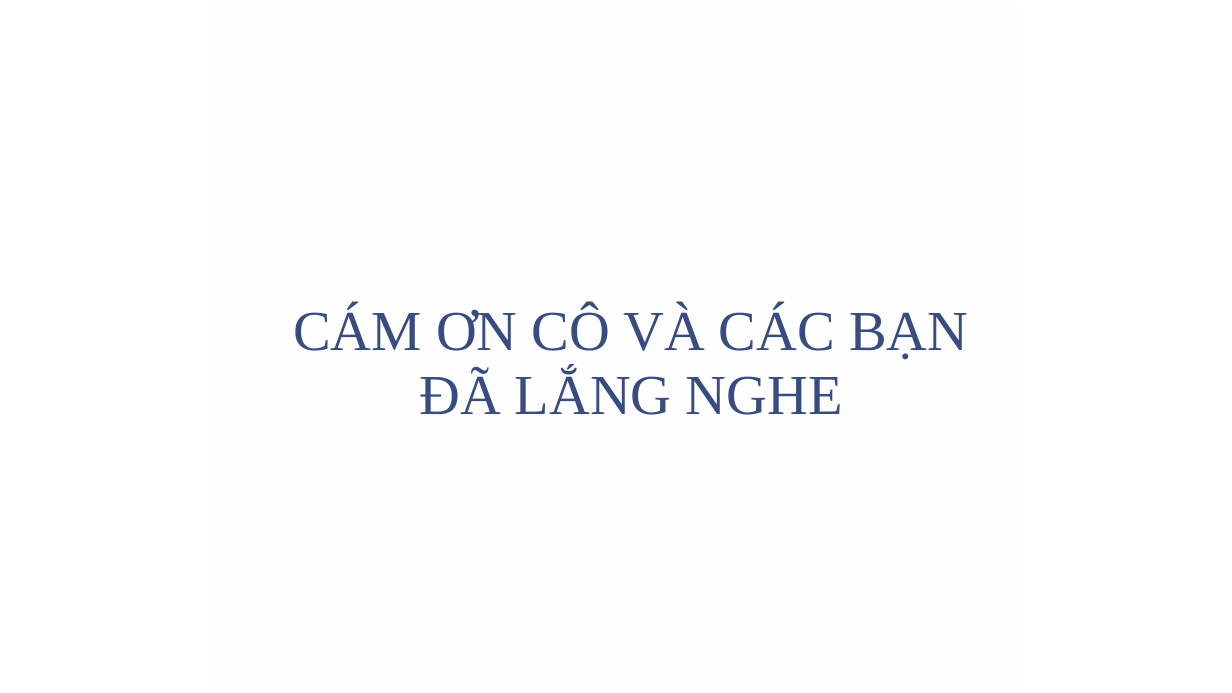
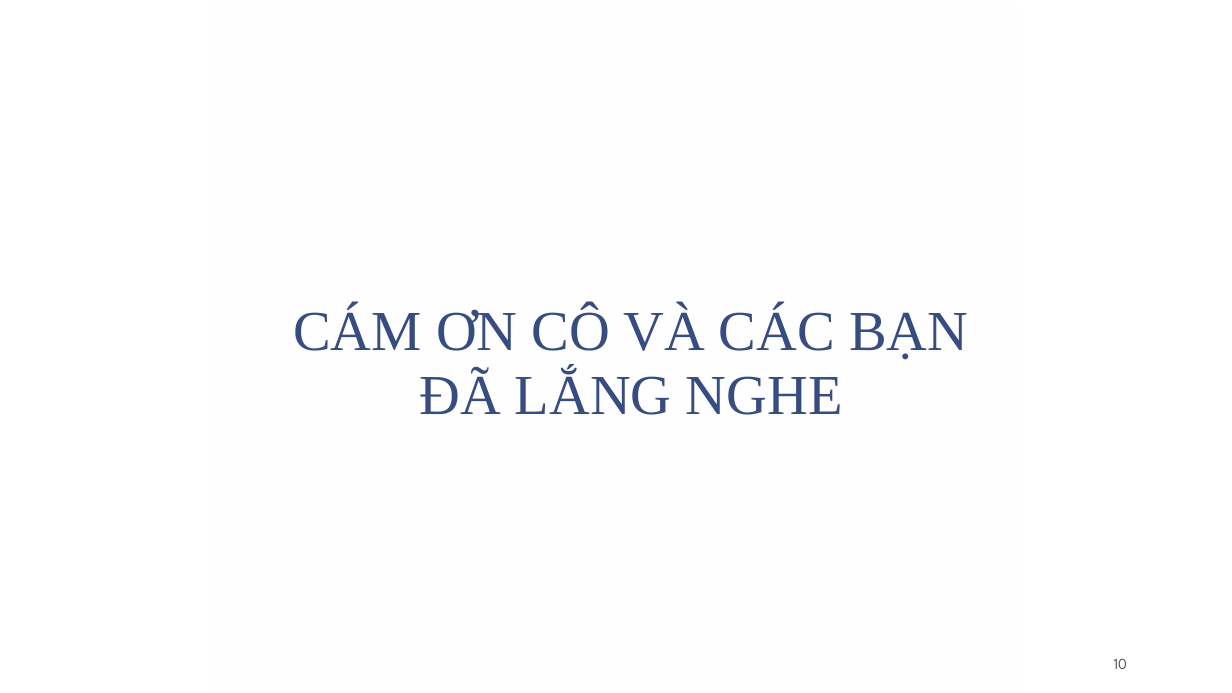
Before and after one commit to trungcpag/machine-CTU, a slide deck: slide 10 of report.pptx (slide 13 before the commit). Drawn at 1232x693 pixels with LibreOffice and Linux fonts; fonts in the diff are those of the drawing; background and template pictures are left out. Boxes give left, top, right and bottom in pixels: in the first picture for what was removed or moved away, otherwise in the second. Text is boxed around its words. In the diff, an @@ line names an element or a change of style, - is before the commit and + after.

```diff
--- a/report.pptx
+++ b/report.pptx
@@ page number added at [1114, 658, 1128, 669], 12 pt, text #595959 @@
+10
```
Also in this commit, not shown: 7 other slides changed, 1 slide added, 4 slides removed.
